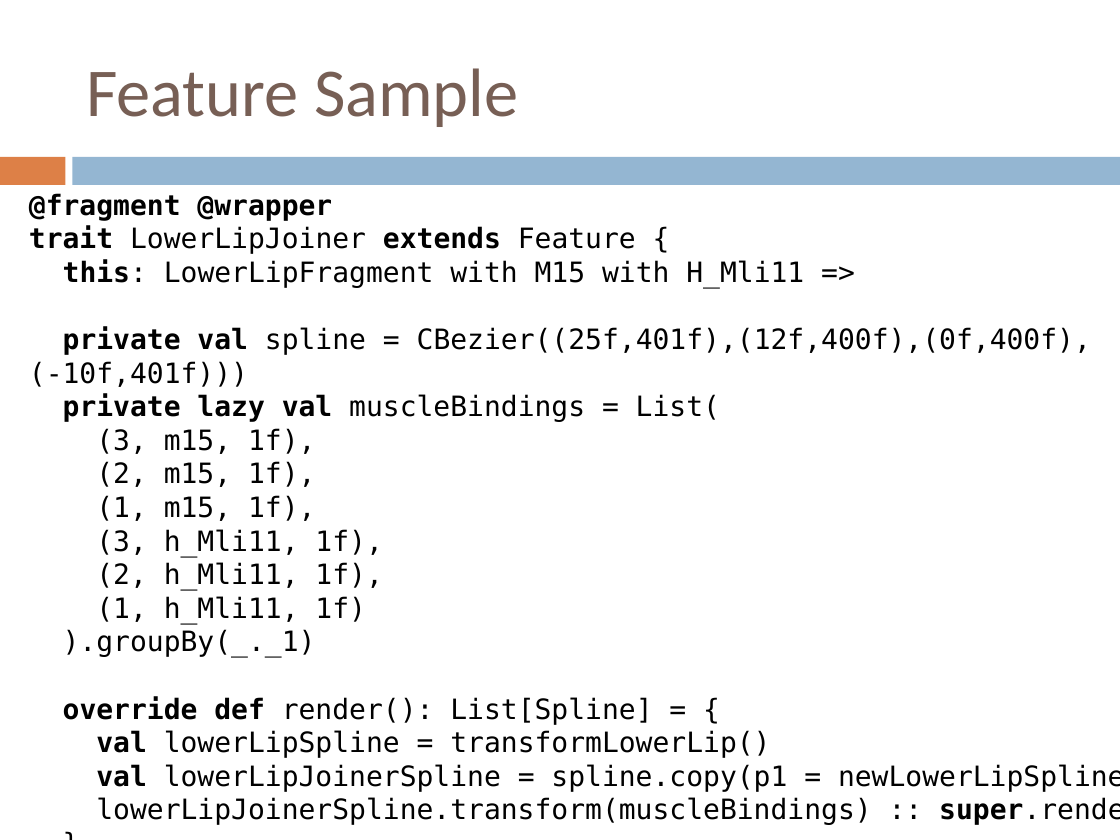
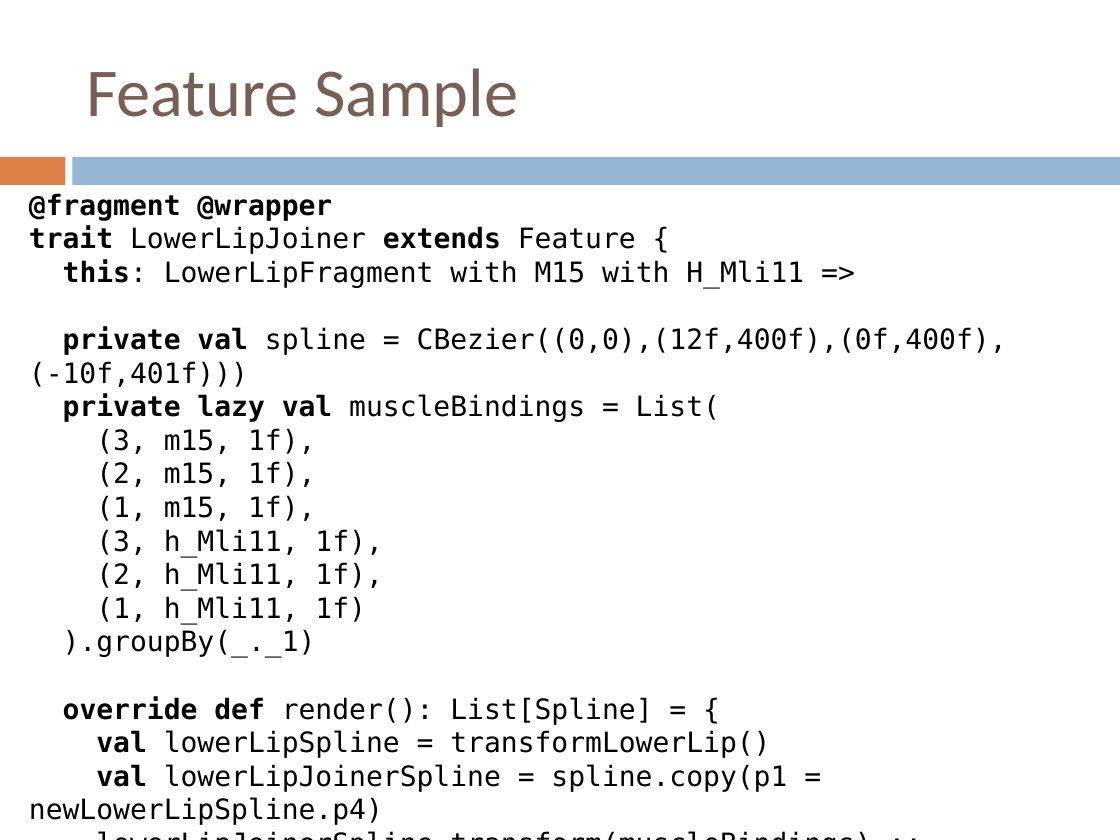
Before and after one commit to zslajchrt/morpheus, a slide deck: slide 17 of src/main/doc/papers/sdot2015.pptx. Drawn at 1120x840 pixels with LibreOffice and Linux fonts; fonts in the diff are those of the drawing. Boxes give left, top, right and bottom in pixels: in the first picture for what was removed or moved away, otherwise in the second. Text is boxed around its words. In the diff, an @@ line names an element or a change of style, - is before the commit and + after.

```diff
--- a/src/main/doc/papers/sdot2015.pptx
+++ b/src/main/doc/papers/sdot2015.pptx
@@ text at [29,326,1007,387]: text changed @@
-private val spline = CBezier((25f,401f),(12f,400f),(0f,400f),(-10f,401f)))
+private val spline = CBezier((0,0),(12f,400f),(0f,400f),(-10f,401f)))
```
Also in this commit, not shown: 6 other slides changed, 1 slide added.
